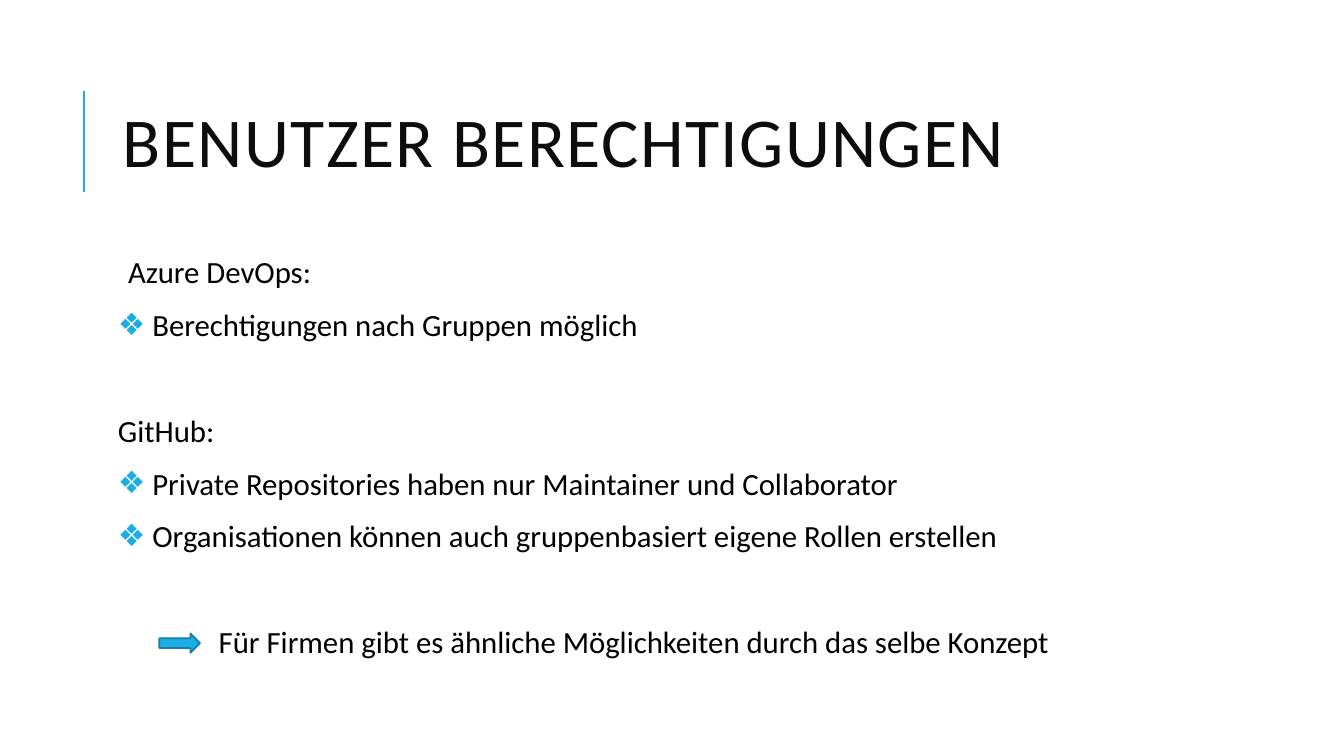
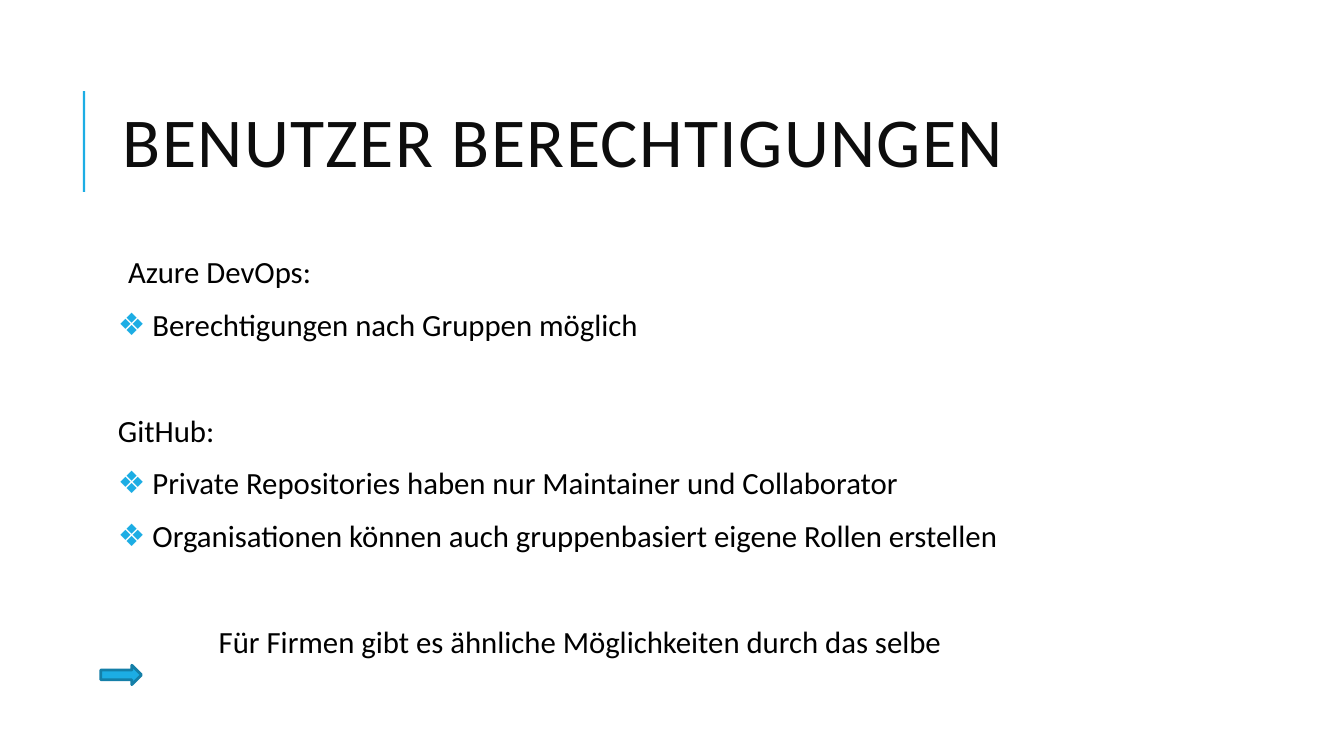
Before and after one commit to FlowBYRN/DevSecOps, a slide deck: slide 21 of DevSecOps-Präsentation.pptx. Drawn at 1344x756 pixels with LibreOffice and Linux fonts; fonts in the diff are those of the drawing. Boxes give left, top, right and bottom in pixels: in the first picture for what was removed or moved away, otherwise in the second. Text is boxed around its words. In the diff, an @@ line names an element or a change of style, - is before the commit and + after.

```diff
--- a/DevSecOps-Präsentation.pptx
+++ b/DevSecOps-Präsentation.pptx
@@ text at <box>219,631,941,659</box>: text changed @@
-Für Firmen gibt es ähnliche Möglichkeiten durch das selbe Konzept
+Für Firmen gibt es ähnliche Möglichkeiten durch das selbe
@@ right arrow: place and size @@
-right arrow at <box>159,633,200,652</box>
+right arrow at <box>101,665,141,685</box>
@@ right arrow at <box>101,665,141,685</box>: outline #1580A9 1.25 pt to #1580A9 2 pt; proportions changed @@
```
Also in this commit, not shown: 14 other slides changed, 11 other files.
